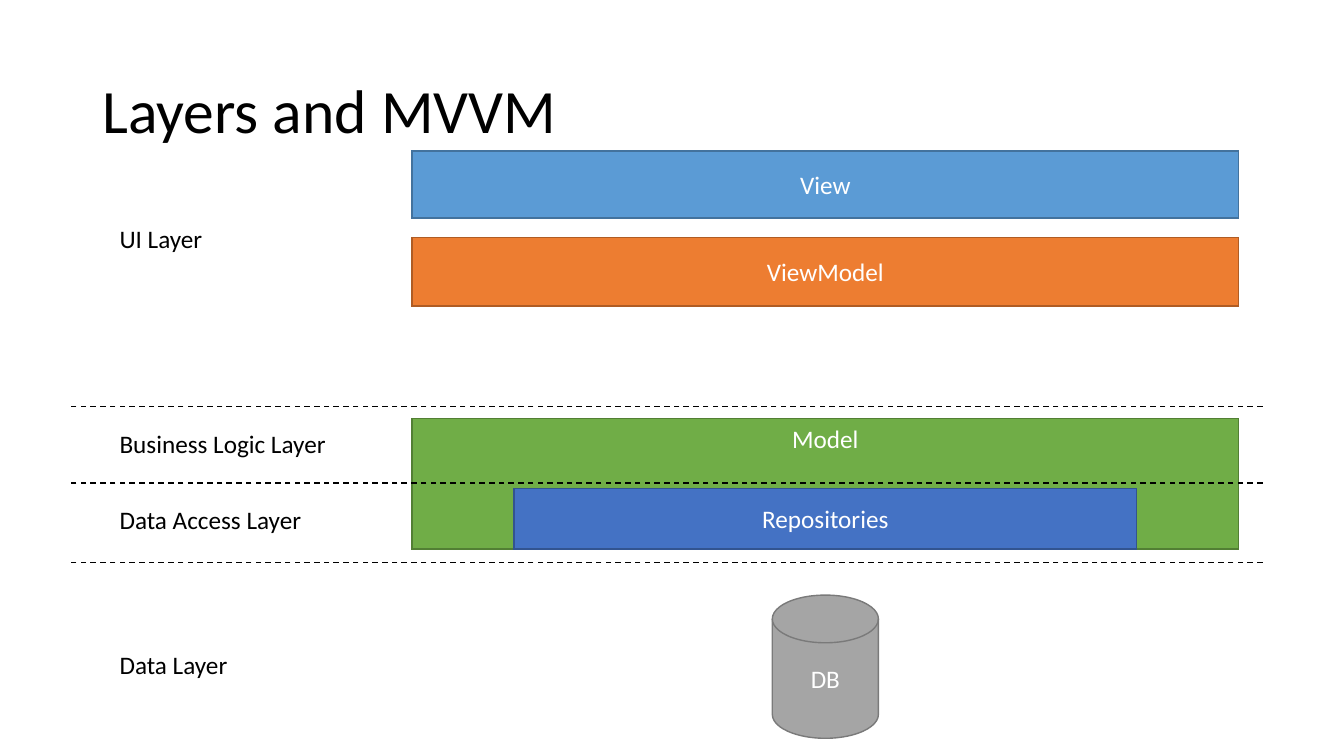
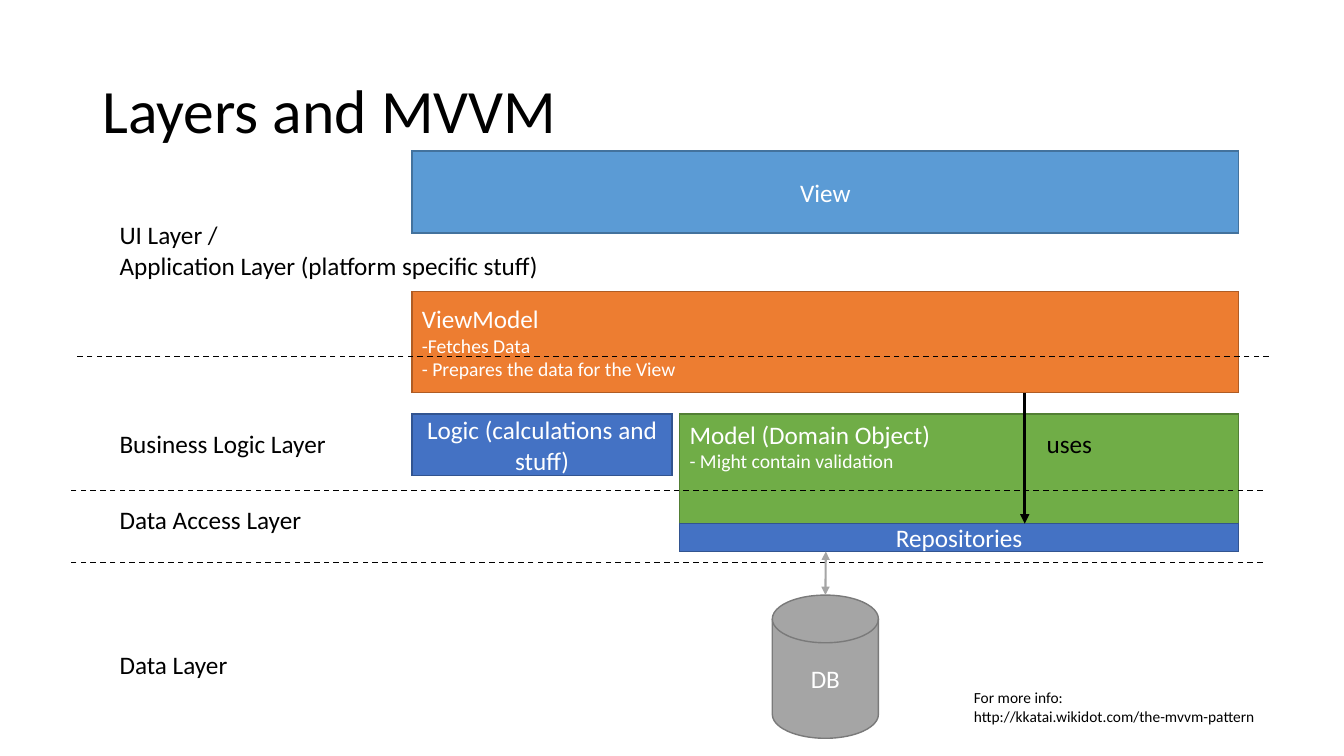
Before and after one commit to Angelo1982/TrainingApp1, a slide deck: slide 3 of MVVM.pptx. Drawn at 1344x756 pixels with LibreOffice and Linux fonts; fonts in the diff are those of the drawing. Boxes give left, top, right and bottom in pixels: in the first picture for what was removed or moved away, otherwise in the second. Text is boxed around its words. In the diff, an @@ line names an element or a change of style, - is before the commit and + after.

Commit message:
- Dokumentation verbessert

```diff
--- a/MVVM.pptx
+++ b/MVVM.pptx
@@ rectangle "View": place and size @@
-rectangle "View" at bbox=[412, 151, 1239, 218]
+rectangle "View" at bbox=[412, 151, 1239, 233]
@@ text at bbox=[120, 227, 538, 279]: text changed @@
-UI Layer
+UI Layer /
+Application Layer (platform specific stuff)
@@ rectangle "ViewModel": place and size @@
-rectangle "ViewModel" at bbox=[412, 238, 1239, 307]
+rectangle "ViewModel" at bbox=[412, 291, 1239, 393]
@@ text in rectangle at bbox=[422, 310, 539, 328]: alignment centre to left @@
@@ line moved from (1263, 407) - (69, 407) to (1269, 357) - (76, 357) @@
@@ text in rectangle at bbox=[422, 339, 675, 379]: paragraphs added @@
+-Fetches Data
+- Prepares the data for the View
@@ rectangle added at bbox=[412, 414, 673, 476], fill #4472C4, outline #325491 1 pt, 18 pt, text #FFFFFF @@
+Logic (calculations and stuff)
@@ rectangle "Model (Domain Object)": place and size @@
-rectangle "Model (Domain Object)" at bbox=[412, 418, 1239, 549]
+rectangle "Model (Domain Object)" at bbox=[680, 414, 1239, 524]
@@ arrow added from (1025, 393) to (1025, 523), #000000 2.25 pt @@
@@ text in rectangle at bbox=[690, 426, 930, 472]: text changed; size 18 to 14 pt @@
-Model
+Model (Domain Object)
+- Might contain validation
@@ text added at bbox=[1047, 441, 1092, 453], 18 pt, text #000000 @@
+uses
@@ line moved from (1263, 483) - (69, 483) to (1263, 490) - (69, 490) @@
@@ rectangle "Repositories": place and size @@
-rectangle "Repositories" at bbox=[514, 489, 1137, 549]
+rectangle "Repositories" at bbox=[680, 523, 1239, 552]
@@ double arrow added from (826, 595) to (826, 552), #A5A5A5 1.5 pt @@
@@ text added at bbox=[974, 692, 1254, 725], 11 pt, text #000000 @@
+For more info:
+http://kkatai.wikidot.com/the-mvvm-pattern
```
